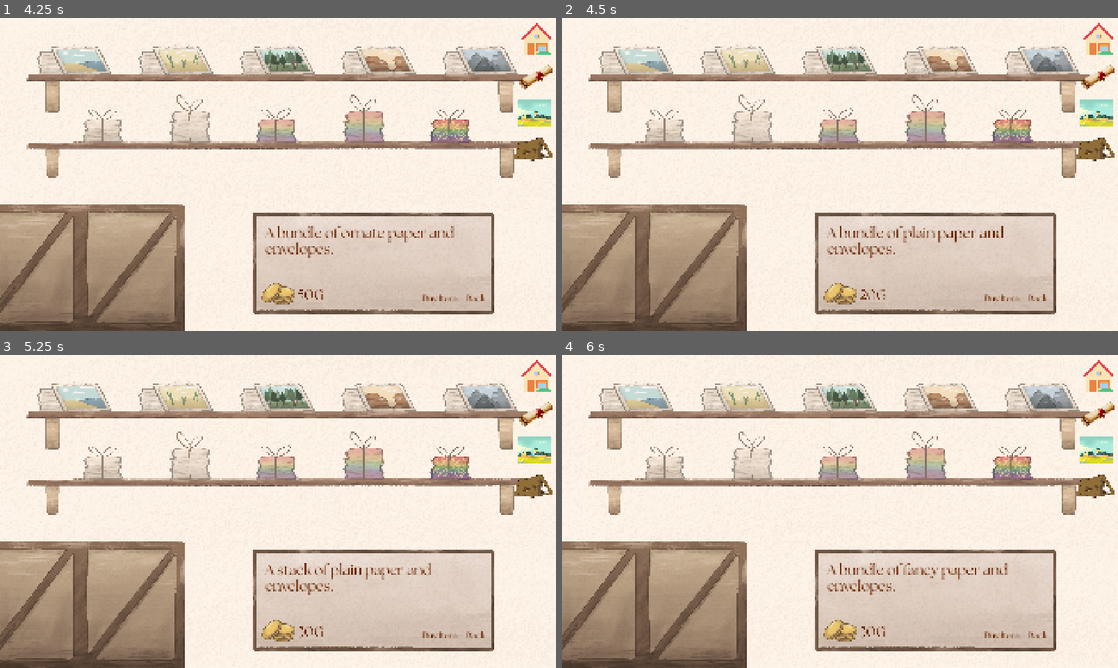
Above: before the commit, frames 1-4 (two rows, left to right).
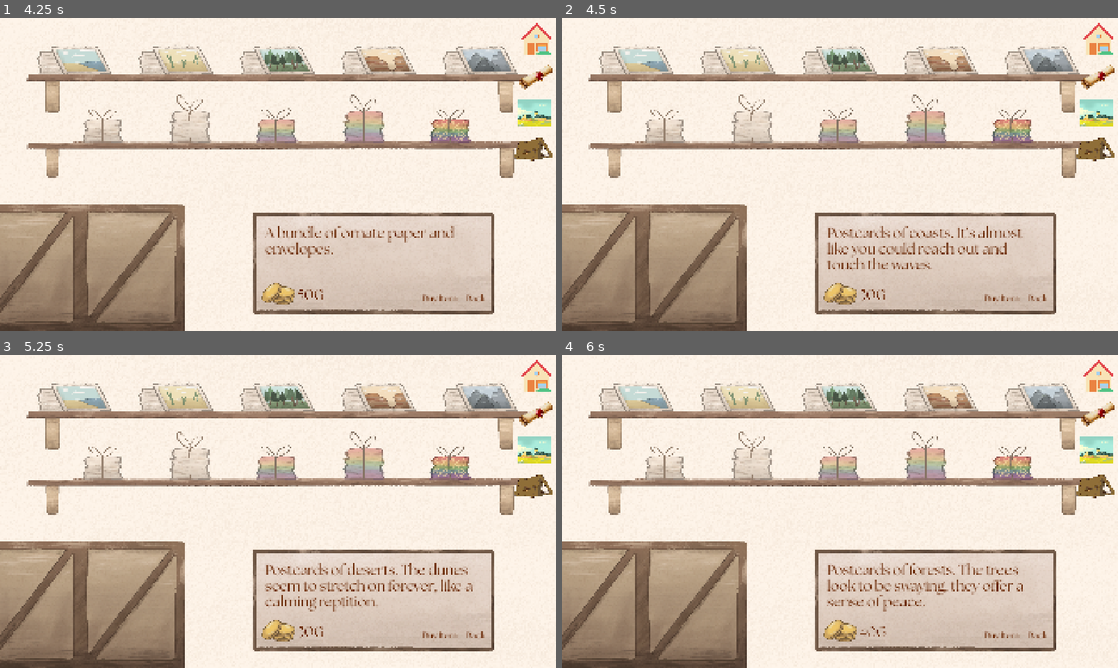
Above: after the commit, the same moments.

Repository: EliJ0y/Kingdom-Sweethearts
Game: Godot game, scene res://Scenes/craft_shop.tscn
Same seed, same stepped clock (60 frames per second), same inputs: the game is played once before the commit and once after it. This scene is started directly instead of the project's main scene.
Inputs (mouse positions are in pixels of both pictures, inside the frame that each line leads up to; where the layout moved, square brackets give the same spot in the first picture):
- Up to frame 1 (4.25 s): click (100, 124) at 0.5 s; click (189, 118) at 1.25 s; click (278, 124) at 2 s; click (361, 118) at 2.75 s; click (450, 124) at 3.5 s
- Up to frame 2 (4.5 s): click (634, 61) at 4.25 s
- Up to frame 3 (5.25 s): click (177, 398) [177, 405] at 5 s
- Up to frame 4 (6 s): click (840, 398) at 5.75 s

Frame 1 is identical in both runs. In frame 2, 1.4% of the frame differs, in the area x 47-83%, y 66-91%; in frame 3, 1.4%; in frame 4, 1.5%.

Commit message:
inventory success!

Diff:
--- a/kingdom-sweethearts/Resources/Player_Inventory.tres
+++ b/kingdom-sweethearts/Resources/Player_Inventory.tres
@@ -5,5 +5,4 @@
 
 [resource]
 script = ExtResource("2_8a8eh")
-inventory = Array[ExtResource("1_n7jid")]([null, null, null, null, null, null, null, null])
 metadata/_custom_type_script = "uid://d6evfturtdfp"
--- a/kingdom-sweethearts/Scenes/craft_shop.tscn
+++ b/kingdom-sweethearts/Scenes/craft_shop.tscn
@@ -76,35 +76,35 @@
 offset_left = 120.0
 offset_top = 91.0
 offset_right = 393.0
-offset_bottom = 215.0
+offset_bottom = 203.0
 texture_normal = ExtResource("9_nnco4")
 
 [node name="Postcards (Deserts)" type="TextureButton" parent="CanvasLayer" unique_id=1532711056]
 offset_left = 470.0
 offset_top = 91.0
 offset_right = 743.0
-offset_bottom = 262.0
+offset_bottom = 205.0
 texture_normal = ExtResource("10_5otd3")
 
 [node name="Postcards (Forests)" type="TextureButton" parent="CanvasLayer" unique_id=2018936153]
 offset_left = 820.0
 offset_top = 91.0
 offset_right = 1093.0
-offset_bottom = 215.0
+offset_bottom = 210.0
 texture_normal = ExtResource("11_r6gu5")
 
 [node name="Postcards (Mesas)" type="TextureButton" parent="CanvasLayer" unique_id=2097806361]
 offset_left = 1170.0
 offset_top = 91.0
 offset_right = 1443.0
-offset_bottom = 262.0
+offset_bottom = 205.0
 texture_normal = ExtResource("12_6y8u7")
 
 [node name="Postcards (Mountains)" type="TextureButton" parent="CanvasLayer" unique_id=1086597343]
 offset_left = 1520.0
 offset_top = 91.0
 offset_right = 1793.0
-offset_bottom = 215.0
+offset_bottom = 208.0
 texture_normal = ExtResource("13_82wk7")
 
 [node name="Shop Panel" type="Sprite2D" parent="CanvasLayer" unique_id=1228542888]
@@ -186,15 +186,10 @@
 [connection signal="pressed" from="CanvasLayer/Fancy (Stack)" to="." method="_on_fancy_stack_pressed"]
 [connection signal="pressed" from="CanvasLayer/Ornate (Bundle)" to="." method="_on_ornate_bundle_pressed"]
 [connection signal="pressed" from="CanvasLayer/Postcards (Coast)" to="." method="_on_postcards_coast_pressed"]
-[connection signal="pressed" from="CanvasLayer/Postcards (Coast)" to="." method="_on_plain_bundle_pressed"]
 [connection signal="pressed" from="CanvasLayer/Postcards (Deserts)" to="." method="_on_postcards_deserts_pressed"]
-[connection signal="pressed" from="CanvasLayer/Postcards (Deserts)" to="." method="_on_plain_stack_pressed"]
 [connection signal="pressed" from="CanvasLayer/Postcards (Forests)" to="." method="_on_postcards_forests_pressed"]
-[connection signal="pressed" from="CanvasLayer/Postcards (Forests)" to="." method="_on_fancy_bundle_pressed"]
 [connection signal="pressed" from="CanvasLayer/Postcards (Mesas)" to="." method="_on_postcards_mesas_pressed"]
-[connection signal="pressed" from="CanvasLayer/Postcards (Mesas)" to="." method="_on_fancy_stack_pressed"]
 [connection signal="pressed" from="CanvasLayer/Postcards (Mountains)" to="." method="_on_postcards_mountains_pressed"]
-[connection signal="pressed" from="CanvasLayer/Postcards (Mountains)" to="." method="_on_ornate_bundle_pressed"]
 [connection signal="pressed" from="CanvasLayer/Shop Panel/Buy Item" to="." method="_on_buy_item_pressed"]
 [connection signal="pressed" from="CanvasLayer/Shop Panel/Confirm" to="." method="_on_confirm_pressed"]
 [connection signal="pressed" from="CanvasLayer/Shop Panel/Confirm" to="." method="_on_buy_item_pressed"]
--- a/kingdom-sweethearts/Scenes/inventory.tscn
+++ b/kingdom-sweethearts/Scenes/inventory.tscn
@@ -1,7 +1,7 @@
 [gd_scene format=3 uid="uid://dscywhb6lbuyh"]
 
 [ext_resource type="Texture2D" uid="uid://ef4srtjb57e8" path="res://Graphics/Shop Panel.PNG" id="1_wdn4f"]
-[ext_resource type="Script" uid="uid://c8fvr8luc6fq6" path="res://Scenes/inventory.gd" id="1_yxepq"]
+[ext_resource type="Script" uid="uid://c8fvr8luc6fq6" path="res://Scripts/inventory.gd" id="1_yxepq"]
 [ext_resource type="PackedScene" uid="uid://cmqqrccvku78v" path="res://Scenes/inventory_slot.tscn" id="2_k5gp2"]
 
 [node name="Inventory" type="Control" unique_id=1905093856]
@@ -46,13 +46,13 @@
 anchor_top = 0.5
 anchor_right = 0.5
 anchor_bottom = 0.5
-offset_left = -56.60691
-offset_top = -41.981472
-offset_right = 115.39309
-offset_bottom = 42.018528
+offset_left = -57.64485
+offset_top = -44.70814
+offset_right = 354.35516
+offset_bottom = 159.29185
 grow_horizontal = 2
 grow_vertical = 2
-scale = Vector2(0.6500149, 1)
+scale = Vector2(0.2790325, 0.43999994)
 columns = 4
 
 [node name="Inventory Slot1" parent="NinePatchRect/GridContainer" unique_id=1940188951 instance=ExtResource("2_k5gp2")]
--- a/kingdom-sweethearts/Scenes/inventory_slot.tscn
+++ b/kingdom-sweethearts/Scenes/inventory_slot.tscn
@@ -1,18 +1,27 @@
 [gd_scene format=3 uid="uid://cmqqrccvku78v"]
 
-[ext_resource type="Script" uid="uid://lfqgkxpflw3l" path="res://Scenes/inventory_slot.gd" id="1_0cu6i"]
+[ext_resource type="Script" uid="uid://lfqgkxpflw3l" path="res://Scripts/inventory_slot.gd" id="1_0cu6i"]
 [ext_resource type="Texture2D" uid="uid://ef4srtjb57e8" path="res://Graphics/Shop Panel.PNG" id="1_0v82l"]
 
 [node name="Inventory Slot" type="Panel" unique_id=1940188951]
-custom_minimum_size = Vector2(40, 40)
-offset_right = 40.0
-offset_bottom = 40.0
-scale = Vector2(10, 10)
+custom_minimum_size = Vector2(100, 100)
+offset_right = 100.0
+offset_bottom = 100.0
 script = ExtResource("1_0cu6i")
 
 [node name="Slot" type="Sprite2D" parent="." unique_id=629113978]
-scale = Vector2(0.04749403, 0.11239437)
+scale = Vector2(0.12052506, 0.28450707)
 texture = ExtResource("1_0v82l")
 centered = false
 
-[node name="Item Display" type="Sprite2D" parent="." unique_id=738687073]
+[node name="CenterContainer" type="CenterContainer" parent="." unique_id=2091832155]
+custom_minimum_size = Vector2(100, 100)
+layout_mode = 0
+offset_right = 100.0
+offset_bottom = 100.0
+
+[node name="Panel" type="Panel" parent="CenterContainer" unique_id=1912170311]
+layout_mode = 2
+
+[node name="Item Display" type="Sprite2D" parent="CenterContainer/Panel" unique_id=738687073]
+scale = Vector2(0.35, 0.35)
--- a/kingdom-sweethearts/Scripts/craft_shop.gd
+++ b/kingdom-sweethearts/Scripts/craft_shop.gd
@@ -6,24 +6,15 @@
 var selected_item
 
 var plain_bundle = preload("res://Resources/Craft Shop/Plain_Bundle.tres")
-
 var plain_stack = preload("res://Resources/Craft Shop/Plain_Stack.tres")
-
 var fancy_bundle = preload("res://Resources/Craft Shop/Fancy_Bundle.tres")
-
 var fancy_stack = preload("res://Resources/Craft Shop/Fancy_Stack.tres")
-
 var ornate_bundle = preload("res://Resources/Craft Shop/Ornate_Bundle.tres")
 
-
 var postcards_coasts = preload("res://Resources/Craft Shop/Postcards_Coasts.tres")
-
 var postcards_deserts = preload("res://Resources/Craft Shop/Postcards_Deserts.tres")
-
 var postcards_forests = preload("res://Resources/Craft Shop/Postcards_Forests.tres")
-
 var postcards_mesas = preload("res://Resources/Craft Shop/Postcards_Mesas.tres")
-
 var postcards_mountains = preload("res://Resources/Craft Shop/Postcards_Mountains.tres")
 
 # Called when the node enters the scene tree for the first time.
@@ -35,69 +26,65 @@
 func _process(delta: float) -> void:
 	pass
 
+func update_shop_panel():
+	description.text = selected_item.description
+	price.text = selected_item.price
+	reset_to_buy()
+
 func _on_plain_bundle_pressed() -> void:
 	$"CanvasLayer/Shop Panel".show()
 	selected_item = plain_bundle
-	description.text = selected_item.description
-	price.text = selected_item.price
+	update_shop_panel()
 
 func _on_plain_stack_pressed() -> void:
 	$"CanvasLayer/Shop Panel".show()
 	selected_item = plain_stack
-	description.text = selected_item.description
-	price.text = selected_item.price
+	update_shop_panel()
 
 func _on_fancy_bundle_pressed() -> void:
 	$"CanvasLayer/Shop Panel".show()
 	selected_item = fancy_bundle
-	description.text = selected_item.description
-	price.text = selected_item.price
+	update_shop_panel()
 
 func _on_fancy_stack_pressed() -> void:
 	$"CanvasLayer/Shop Panel".show()
 	selected_item = fancy_stack
-	description.text = selected_item.description
-	price.text = selected_item.price
+	update_shop_panel()
 
 func _on_ornate_bundle_pressed() -> void:
 	$"CanvasLayer/Shop Panel".show()
 	selected_item = ornate_bundle
-	description.text = selected_item.description
-	price.text = selected_item.price
+	update_shop_panel()
 
 
 func _on_postcards_coast_pressed() -> void:
 	$"CanvasLayer/Shop Panel".show()
 	selected_item = postcards_coasts
-	description.text = selected_item.description
-	price.text = selected_item.price
+	update_shop_panel()
 
 func _on_postcards_deserts_pressed() -> void:
 	$"CanvasLayer/Shop Panel".show()
 	selected_item = postcards_deserts
-	description.text = selected_item.description
-	price.text = selected_item.price
+	update_shop_panel()
 
 func _on_postcards_forests_pressed() -> void:
 	$"CanvasLayer/Shop Panel".show()
 	selected_item = postcards_forests
-	description.text = selected_item.description
-	price.text = selected_item.price
+	update_shop_panel()
 
 func _on_postcards_mesas_pressed() -> void:
 	$"CanvasLayer/Shop Panel".show()
 	selected_item = postcards_mesas
-	description.text = selected_item.description
-	price.text = selected_item.price
+	update_shop_panel()
 
 func _on_postcards_mountains_pressed() -> void:
 	$"CanvasLayer/Shop Panel".show()
 	selected_item = postcards_mountains
-	description.text = selected_item.description
-	price.text = selected_item.price
+	update_shop_panel()
 
 
 func _on_back_pressed() -> void:
+	reset_to_buy()
 	$"CanvasLayer/Shop Panel".hide()
 
 func _on_buy_item_pressed() -> void:
@@ -108,4 +95,9 @@
 func _on_confirm_pressed() -> void:
 	GlobalTracker.player_inventory.inventory.append(selected_item)
 	GlobalTracker.total_coins -= int(selected_item.price)
+	reset_to_buy()
 	$"CanvasLayer/Shop Panel".hide()
+
+func reset_to_buy():
+	$"CanvasLayer/Shop Panel/Buy Item".show()
+	$"CanvasLayer/Shop Panel/Confirm".hide()
--- a/kingdom-sweethearts/Scenes/inventory.gd
+++ b/kingdom-sweethearts/Scripts/inventory.gd
@@ -10,3 +10,9 @@
 # Called every frame. 'delta' is the elapsed time since the previous frame.
 func _process(delta: float) -> void:
 	pass
+
+func update_slots():
+	print("slots updated")
+	print(player_inventory.inventory)
+	for i in range(min(player_inventory.inventory.size(), slots_list.size())):
+		slots_list[i].update_item(player_inventory.inventory[i])
--- a/kingdom-sweethearts/Scenes/inventory_slot.gd
+++ b/kingdom-sweethearts/Scripts/inventory_slot.gd
@@ -1,6 +1,6 @@
 extends Panel
 
-@onready var item_display: Sprite2D = $"Item Display"
+@onready var item_display: Sprite2D = $"CenterContainer/Panel/Item Display"
 
 func update_item(item: ShopsResource):
 	if !item:
--- a/kingdom-sweethearts/Scripts/navigation.gd
+++ b/kingdom-sweethearts/Scripts/navigation.gd
@@ -25,6 +25,7 @@
 	get_tree().change_scene_to_file("res://Scenes/map.tscn")
 
 func _on_inventory_icon_pressed() -> void:
+	$Inventory.update_slots()
 	if is_inventory_open:
 		$Inventory.visible = false
 		is_inventory_open = false
Not shown, changed: kingdom-sweethearts/Graphics/Characters/Silvester Idle.png.import
Renamed: kingdom-sweethearts/Scenes/inventory.gd.uid -> kingdom-sweethearts/Scripts/inventory.gd.uid
Renamed: kingdom-sweethearts/Scenes/inventory_slot.gd.uid -> kingdom-sweethearts/Scripts/inventory_slot.gd.uid
